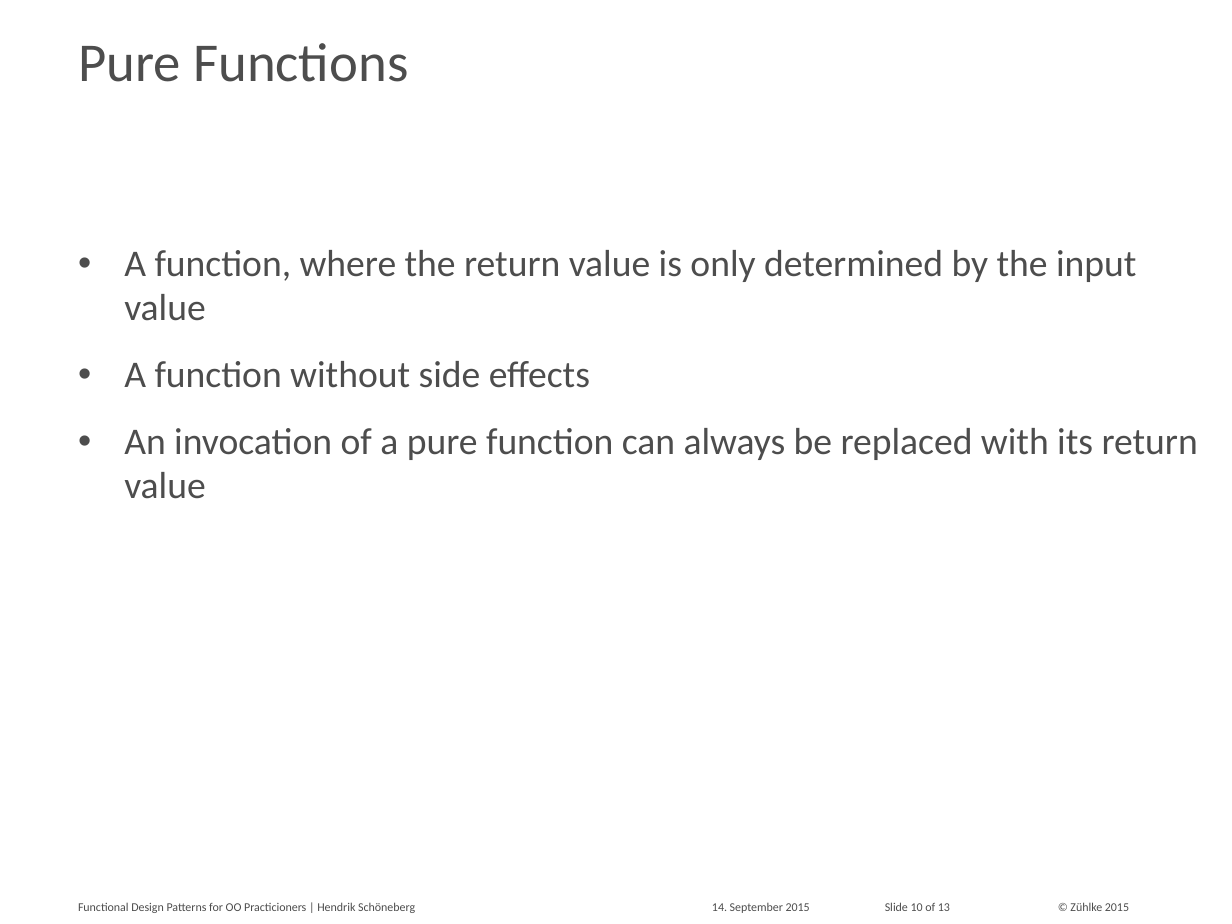
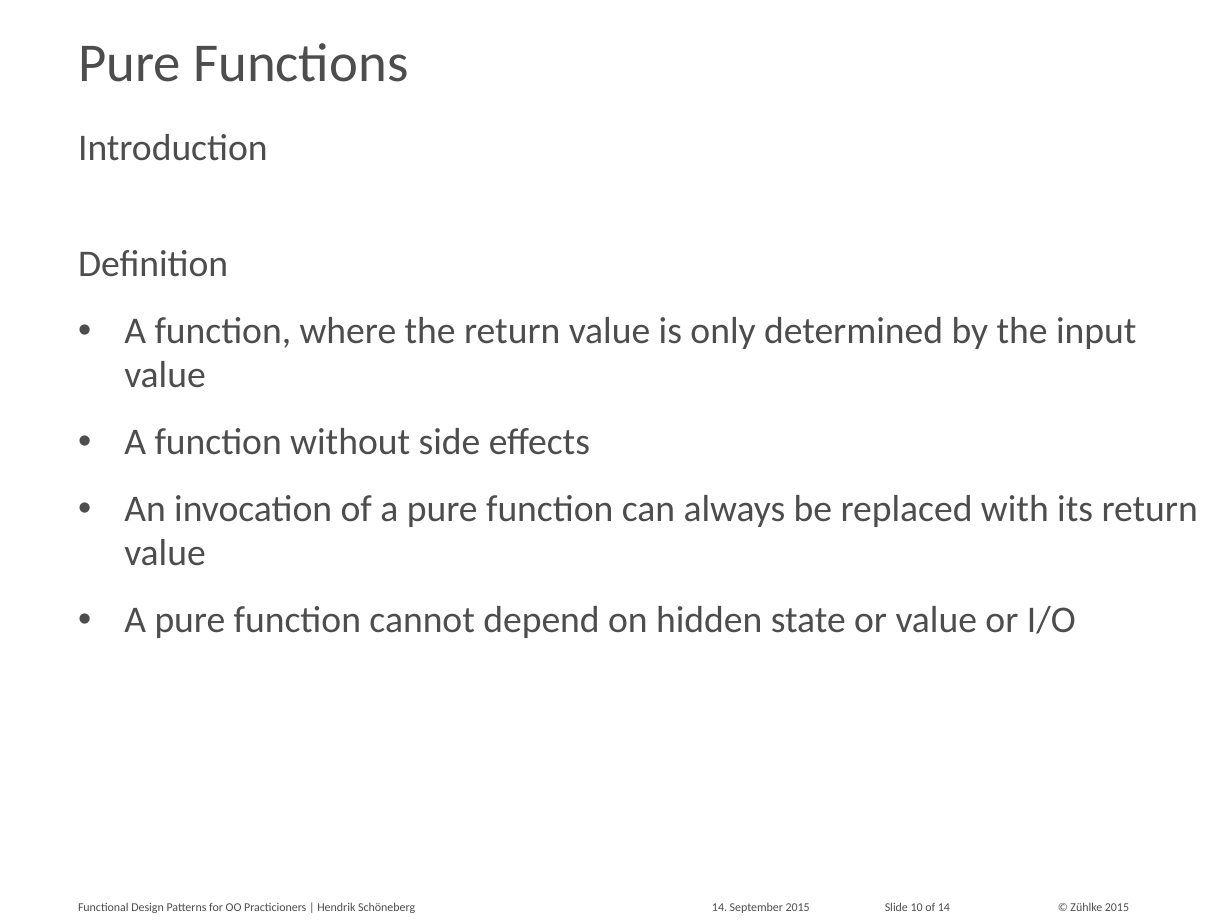
Before and after one commit to aax/zdays-fp-patterns, a slide deck: slide 10 of hesc_slides.pptx. Drawn at 1232x924 pixels with LibreOffice and Linux fonts; fonts in the diff are those of the drawing; background and template pictures are left out. Boxes give left, top, right and bottom in pixels: in the first picture for what was removed or moved away, otherwise in the second. Text is boxed around its words. In the diff, an @@ line names an element or a change of style, - is before the commit and + after.

```diff
--- a/hesc_slides.pptx
+++ b/hesc_slides.pptx
@@ text added at bbox=[78, 134, 268, 161], 22 pt, text #4D4D4D @@
+Introduction
@@ text at bbox=[78, 250, 228, 277]: paragraph added @@
+Definition
@@ text at bbox=[124, 606, 1076, 638]: paragraph added @@
+• A pure function cannot depend on hidden state or value or I/O
@@ text at bbox=[885, 902, 950, 911]: text changed @@
-Slide 10 of 13
+Slide 10 of 14
```
Also in this commit, not shown: 4 other slides changed, 1 slide added, 4 other files.
